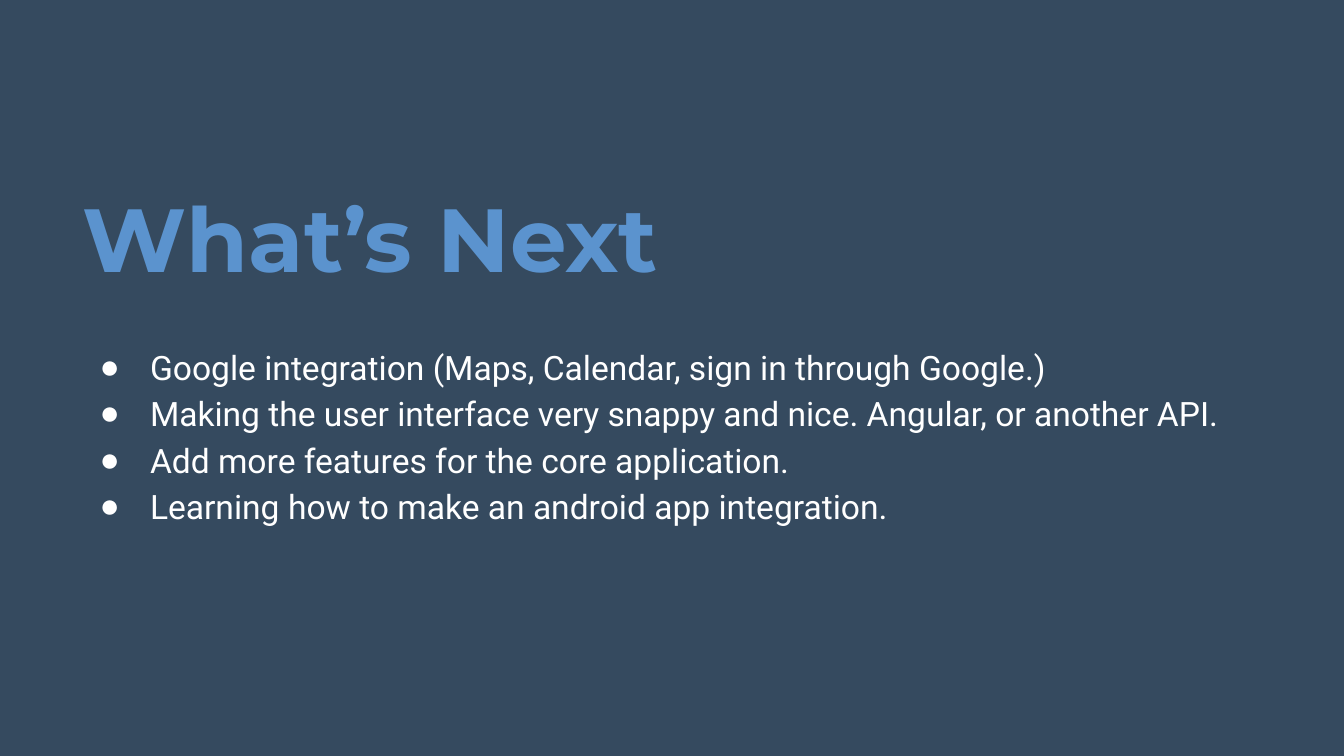
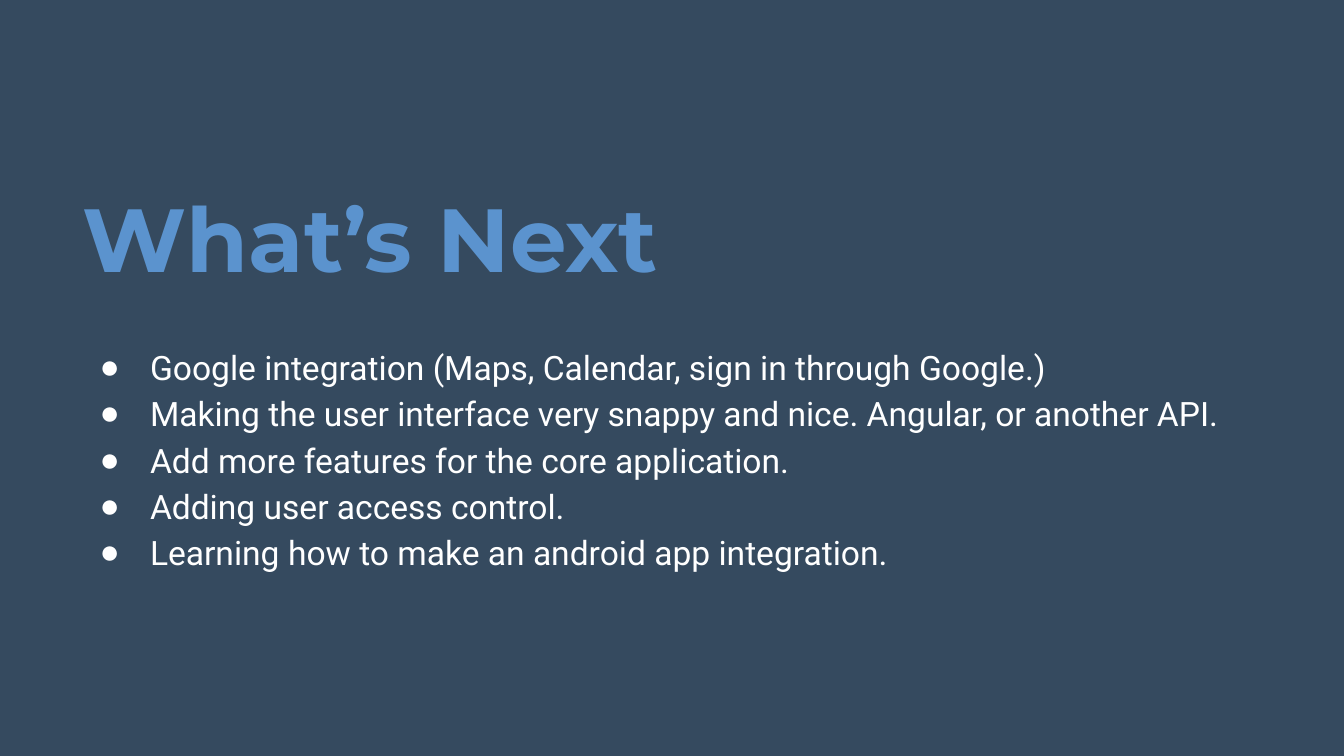
Before and after one commit to tnovak123/liftoff-assignments, a slide deck: slide 9 of P6-Project_Presentation/SNS-WebApplication.pptx. Drawn at 1344x756 pixels with LibreOffice and Linux fonts; fonts in the diff are those of the drawing; background and template pictures are left out. Boxes give left, top, right and bottom in pixels: in the first picture for what was removed or moved away, otherwise in the second. Text is boxed around its words. In the diff, an @@ line names an element or a change of style, - is before the commit and + after.

```diff
--- a/P6-Project_Presentation/SNS-WebApplication.pptx
+++ b/P6-Project_Presentation/SNS-WebApplication.pptx
@@ text at <box>150,493,564,526</box>: paragraph added @@
+● Adding user access control.
```
Also in this commit, not shown: 2 slides added, 2 slides removed.
